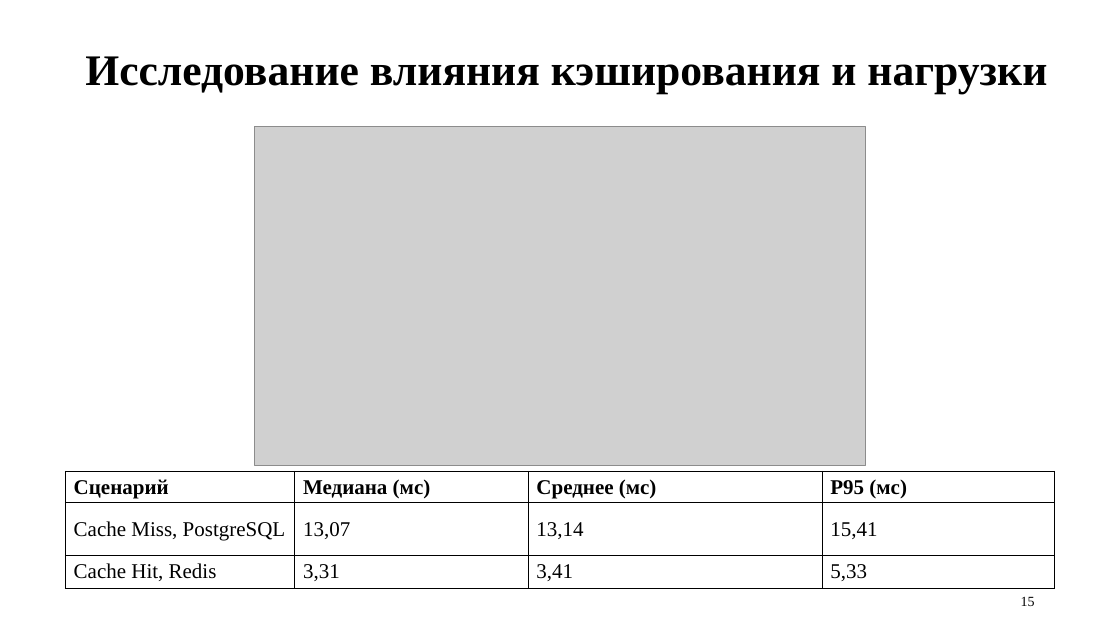
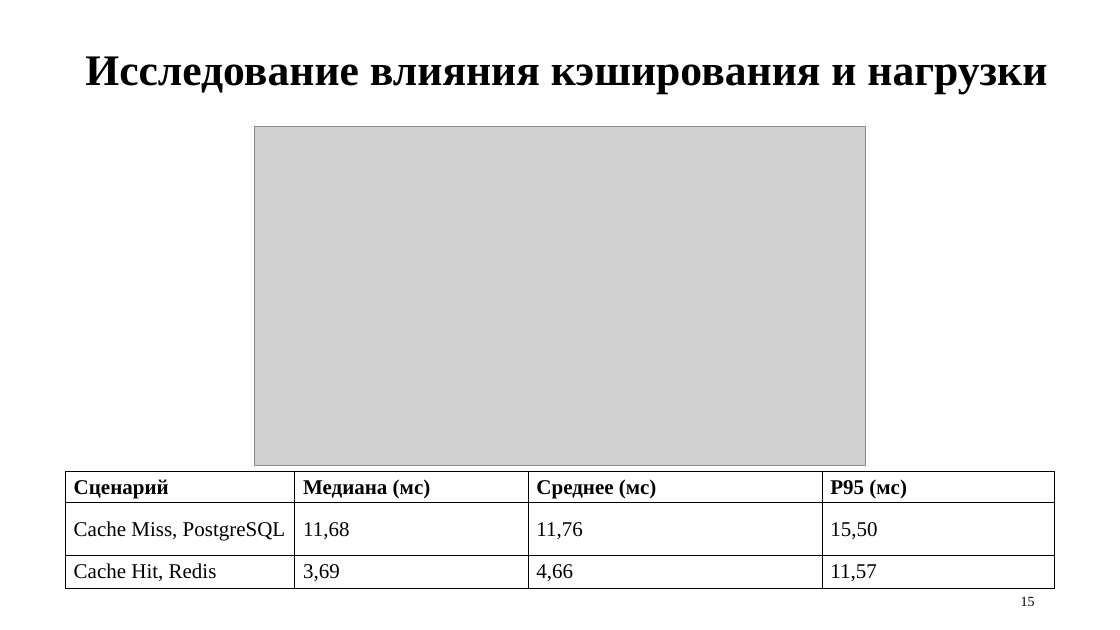
Before and after one commit to uBaxa0IQ/BD_Coursework, a slide deck: slide 15 of prez/prez.pptx. Drawn at 1120x630 pixels with LibreOffice and Linux fonts; fonts in the diff are those of the drawing; grey boxes stand for pictures. Boxes give left, top, right and bottom in pixels: in the first picture for what was removed or moved away, otherwise in the second. Text is boxed around its words. In the diff, an @@ line names an element or a change of style, - is before the commit and + after.

```diff
--- a/prez/prez.pptx
+++ b/prez/prez.pptx
@@ table at box(66, 471, 1055, 591) @@
-row 2: Cache Miss, PostgreSQL | 13,07 | 13,14 | 15,41
+row 2: Cache Miss, PostgreSQL | 11,68 | 11,76 | 15,50
-row 3: Cache Hit, Redis | 3,31 | 3,41 | 5,33
+row 3: Cache Hit, Redis | 3,69 | 4,66 | 11,57
```
Also in this commit, not shown: 1 other slide changed, 42 other files.
